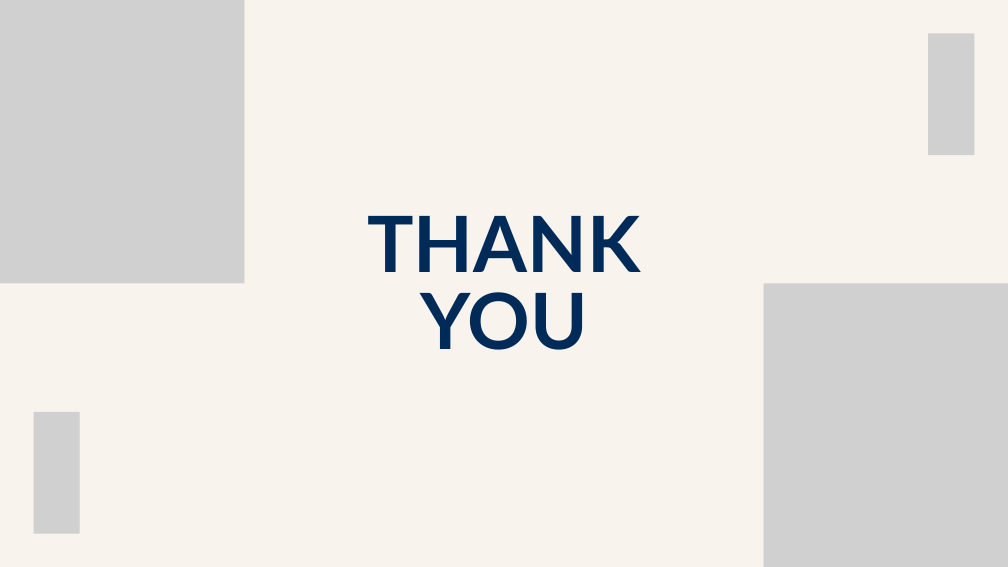
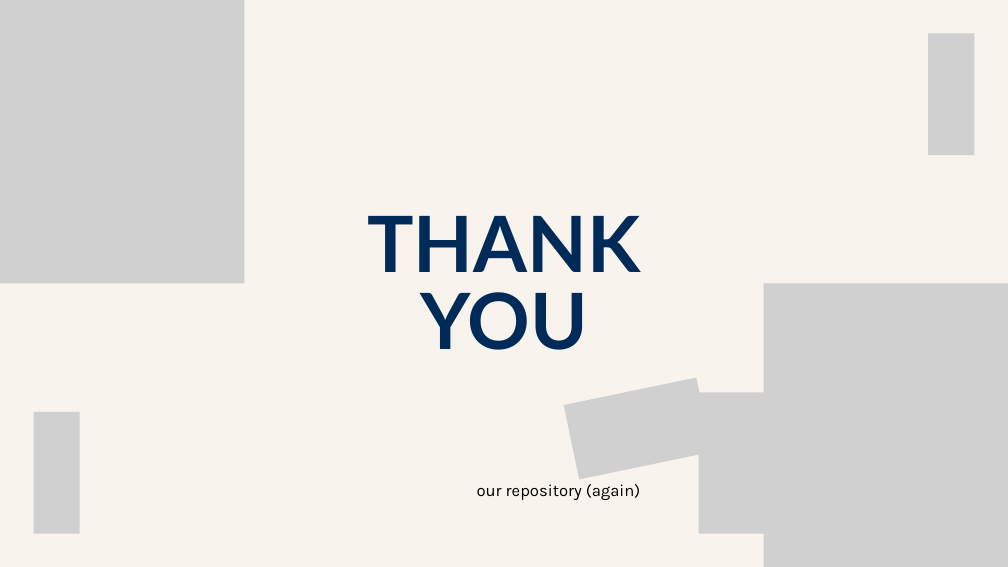
Before and after one commit to mearlboro/RaisedExpectations, a slide deck: slide 15 of docs/Raised Expectations.pptx. Drawn at 1008x567 pixels with LibreOffice and Linux fonts; fonts in the diff are those of the drawing; grey boxes stand for pictures. Boxes give left, top, right and bottom in pixels: in the first picture for what was removed or moved away, otherwise in the second. Text is boxed around its words. In the diff, an @@ line names an element or a change of style, - is before the commit and + after.

```diff
--- a/docs/Raised Expectations.pptx
+++ b/docs/Raised Expectations.pptx
@@ picture added at (564,378,712,480) @@
@@ picture added at (699,393,840,534) @@
@@ text added at (477,484,641,500), 23.8 pt, text #000000 @@
+our repository (again)
```
Also in this commit, not shown: 6 other slides changed.
